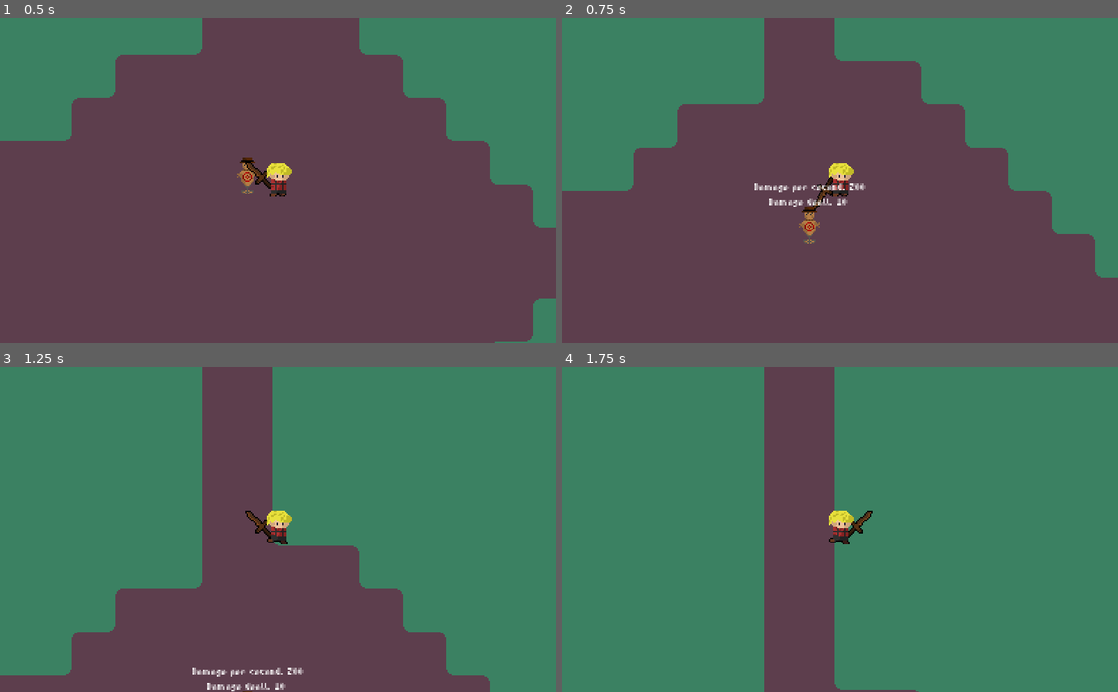
Above: before the commit, frames 1-4 (two rows, left to right).
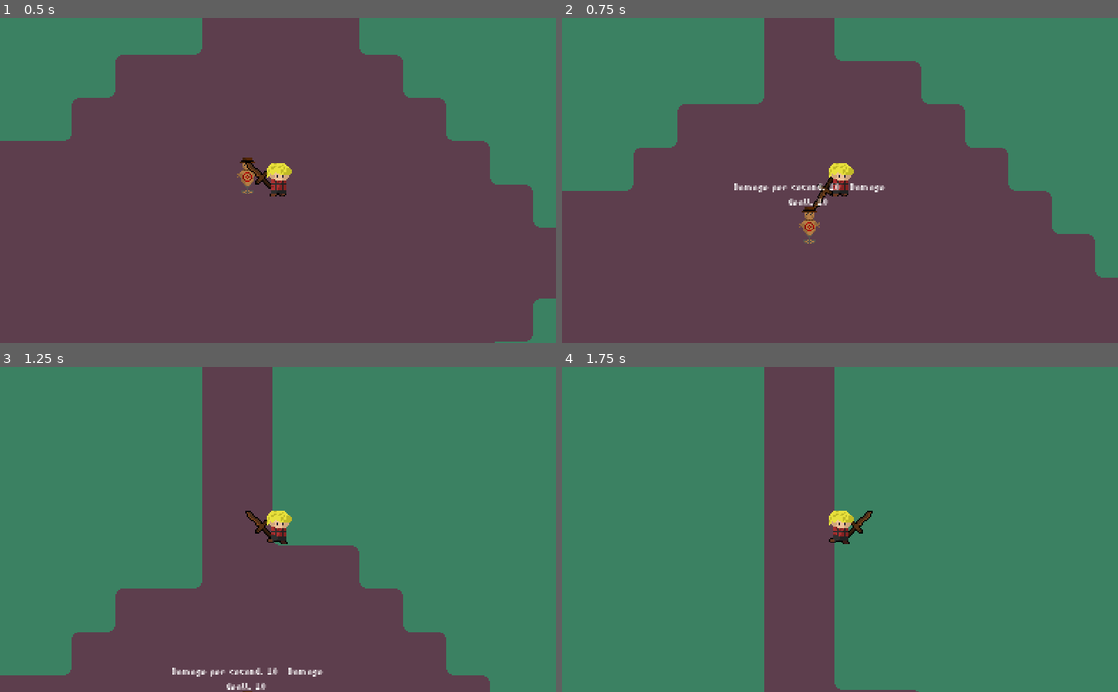
Above: after the commit, the same moments.

Repository: TheNesko/Call_Of_Prime
Game: Godot game, scene res://Bin/WorldScenes/GrassLand.tscn
The game is run twice, just before and just after one commit, with the same random seed, the same clock (stepped at 60 frames per second) and the same inputs.
Inputs (mouse positions are in pixels of both pictures, inside the frame that each line leads up to):
- Up to frame 1 (0.5 s): no input
- Up to frame 2 (0.75 s): tap Enter at 0.5 s; move the mouse to (812, 245) at 0.52 s; press the mouse at (812, 245) at 0.53 s; hold W (Up) from 0.53 s (still down)
- Up to frame 3 (1.25 s): keep holding W (Up)
- Up to frame 4 (1.75 s): keep holding W (Up); move the mouse to (1006, 578) at 1.27 s; release the mouse at (1006, 578) at 1.28 s; tap Shift at 1.35 s

Frame 1 is identical in both runs. In frame 2, 0.5% of the frame differs, in the area x 31-59%, y 50-59%; in frame 3, 0.5%; in frame 4, nothing differs.

Commit message:
DPS timer bug fix

Diff:
--- a/Bin/Scripts/Dummy.gd
+++ b/Bin/Scripts/Dummy.gd
@@ -3,23 +3,29 @@
 var DamagePerSecond = 0
 var DamageDone = 0.00
 var DPS_time = 0.00
+var DamagedAmmount = 0
 
 func _Take_Damage(damage):
 	DamageDone += damage
+	DamagedAmmount += 1
 	$DPSTimer.start()
 	if DPS_time == 0:
 		yield(get_tree().create_timer(0.05),"timeout")
-	DamagePerSecond = DamageDone/DPS_time
+	if DamagedAmmount == 1:
+		DamagePerSecond = DamageDone
+	else:
+		DamagePerSecond = DamageDone/DPS_time
 
-func _process(delta):
+func _physics_process(delta):
 	if !$DPSTimer.is_stopped():
-		$DPSlabel.visible = true
 		$DPSlabel.text = "Damage per second: " + str(round(DamagePerSecond))\
 					+ "   Damage dealt: " + str(DamageDone)
+		$DPSlabel.visible = true
 	else:
 		$DPSlabel.visible = false
 	if $DPSTimer.is_stopped():
 		DPS_time = 0
+		DamagedAmmount = 0
 		return
 	DPS_time += delta
 
